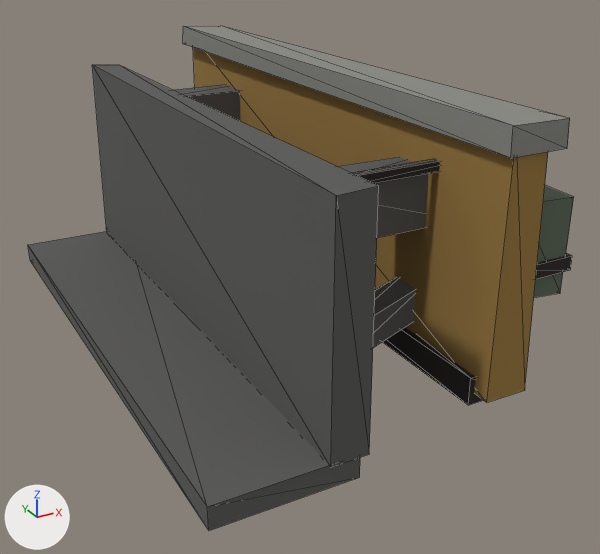
The glTF model game/public/models/arm_claymore_ram.glb as it was, and as the next commit left it.
One viewpoint serves both versions: a camera (50 mm lens) standing at (-0.406, -1.723, 0.952) and looking at (0.472, -0.126, 0.153). The axes (+X, +Y, +Z) are drawn at lower left. The lights are the same throughout. The picture after the commit comes second. Mesh edges are drawn as thin lines. Vertices at exactly the same position are counted once.

Script lines for the objects in view, before the commit:
```python
me_cube = bpy.data.meshes.new('Cube')
me_cube.from_pydata(...)  # 184 vertices, 276 faces; spans x -0.005..0.79, y -0.726..0.727, z 0.0..0.638
# faces by material slot: [72, 12, 12, 84, 48, 48]
me_cube.materials.append(mat_metal)  # dark grey #5a5a58
me_cube.materials.append(mat_paint)  # brown #9c7a3e
me_cube.materials.append(mat_metal_light)  # grey #8a8a84
me_cube.materials.append(mat_dark)  # black #2a2420
me_cube.materials.append(mat_sign_green)  # dark grey #5e6a5a
me_cube.materials.append(mat_mustard)  # yellow #b39a3a
ob_arm_claymore_ram = bpy.data.objects.new('arm_claymore_ram', me_cube)
ob_arm_claymore_ram.location = (0.0, 0.0, 0.0)
```
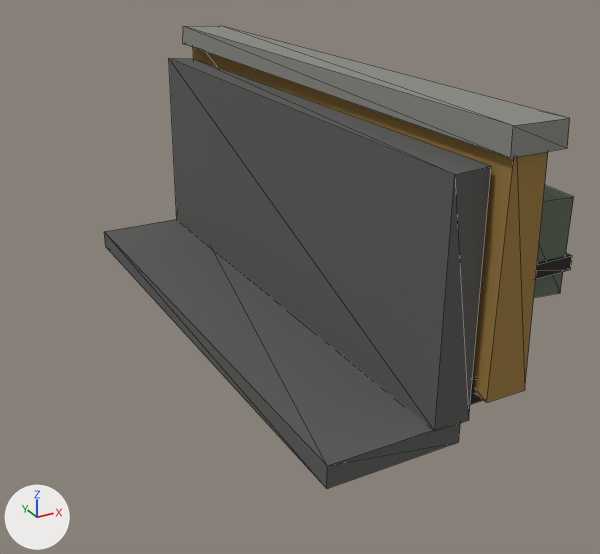
The newer file is also turned or shifted as a whole; pictures and numbers use the older file's frame.

Changed parts and their boxes (x1, y1, x2, y2) in the pictures (600 x 554 px; the box of a moved part takes in the faces that stretch with it):
```json
{"object": "arm_claymore_ram", "change": "reshaped", "before": [28, 26, 574, 531], "after": [104, 26, 574, 489], "on screen": "14% narrower, 8% shorter"}
{"part": 1, "of": "me_cube", "change": "moved or reshaped", "before": [92, 65, 379, 467], "after": [169, 58, 491, 431]}
{"part": 2, "of": "me_cube", "change": "moved or reshaped", "before": [28, 231, 360, 531], "after": [104, 219, 460, 489]}
{"part": 3, "of": "me_cube", "change": "moved or reshaped", "before": [337, 157, 440, 348], "on screen": "not visible afterwards"}
{"part": 4, "of": "me_cube", "change": "moved or reshaped", "before": [174, 85, 240, 121], "on screen": "not visible afterwards"}
```

Scene script edits in JSON lines:
```json
{"block": "me_cube", "where": "# used by ob_arm_claymore_ram; location = (0.0, 0.0, 0.0)"}
{"op": "remove", "block": "me_cube", "code": "me_cube.from_pydata(...)  # 184 vertices, 276 faces; spans x -0.005..0.79, y -0.726..0.727, z 0.0..0.638"}
{"op": "add", "block": "me_cube", "code": "me_cube.from_pydata(...)  # 184 vertices, 276 faces; spans x 0.225..0.79, y -0.726..0.727, z 0.0..0.638"}
{"block": "me_cube", "change": "me_cube part 1: the loose piece of 8 vertices spanning x 0.232..0.315, y -0.682..0.674, z 0.046..0.555 is moved by (0.23, 0.0, 0.0)"}
{"block": "me_cube", "change": "me_cube part 2: the loose piece of 8 vertices spanning x -0.005..0.295, y -0.676..0.676, z 0.0..0.05 is moved by (0.23, 0.0, 0.0)"}
{"block": "me_cube", "change": "me_cube part 3: 20 of 184 vertices moved; they spanned x 0.275..0.692, y -0.536..-0.386, z 0.087..0.53 and now span x 0.505..0.694, y -0.536..-0.386, z 0.106..0.53; mean shift (0.138, 0.0, 0.0); largest move (0.337, -0.401, 0.087) -> (0.587, -0.401, 0.106)"}
{"block": "me_cube", "change": "me_cube part 4: all 4 vertices in x 0.275, y 0.386..0.486, z 0.38..0.5 are moved by (0.23, 0.0, 0.0)"}
{"block": "me_cube", "change": "other edits to the shape of me_cube do not show in these pictures"}
```
